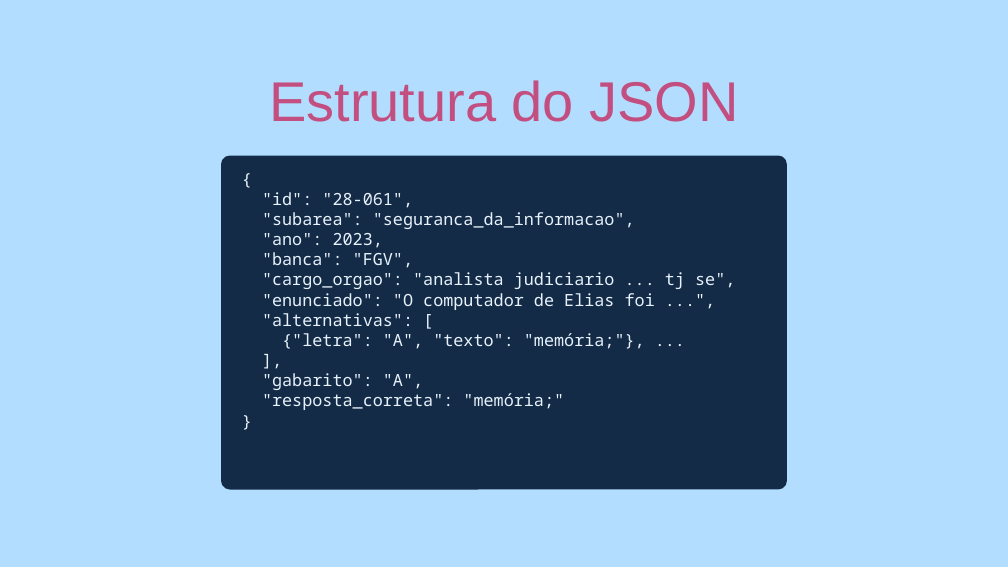
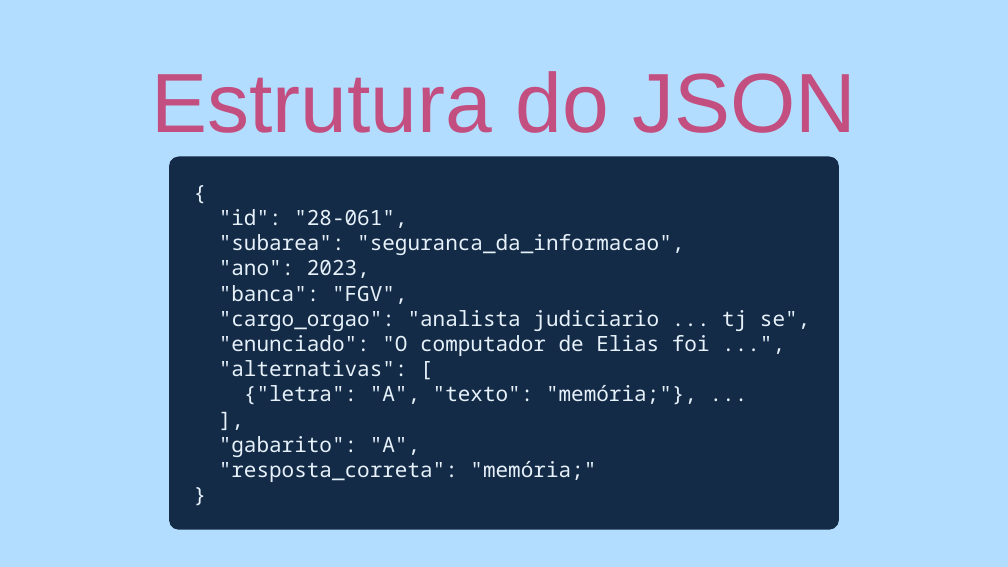
Before and after one commit to barbaradasilvadapper/T1-PLN, a slide deck: slide 8 of entregaveis/Trabalho1_PLN.pptx. Drawn at 1008x567 pixels with LibreOffice and Linux fonts; fonts in the diff are those of the drawing. Boxes give left, top, right and bottom in pixels: in the first picture for what was removed or moved away, otherwise in the second. Text is boxed around its words. In the diff, an @@ line names an element or a change of style, - is before the commit and + after.

```diff
--- a/entregaveis/Trabalho1_PLN.pptx
+++ b/entregaveis/Trabalho1_PLN.pptx
@@ text "Estrutura do JSON": place and size @@
-text "Estrutura do JSON" at [269,80,739,122]
+text "Estrutura do JSON" at [152,71,856,133]
@@ text "Estrutura do JSON" at [152,71,856,133]: size 40 to 60 pt @@
@@ rounded rectangle: place and size @@
-rounded rectangle at [222,156,786,489]
+rounded rectangle at [169,157,838,529]
@@ text "{": place and size @@
-text "{" at [262,192,735,410]
+text "{" at [219,209,810,482]
@@ text "{" at [219,209,810,482]: size 12 to 15 pt @@
```
Also in this commit, not shown: 15 other slides changed, 3 slides added, 3 slides removed, 3 other files.
